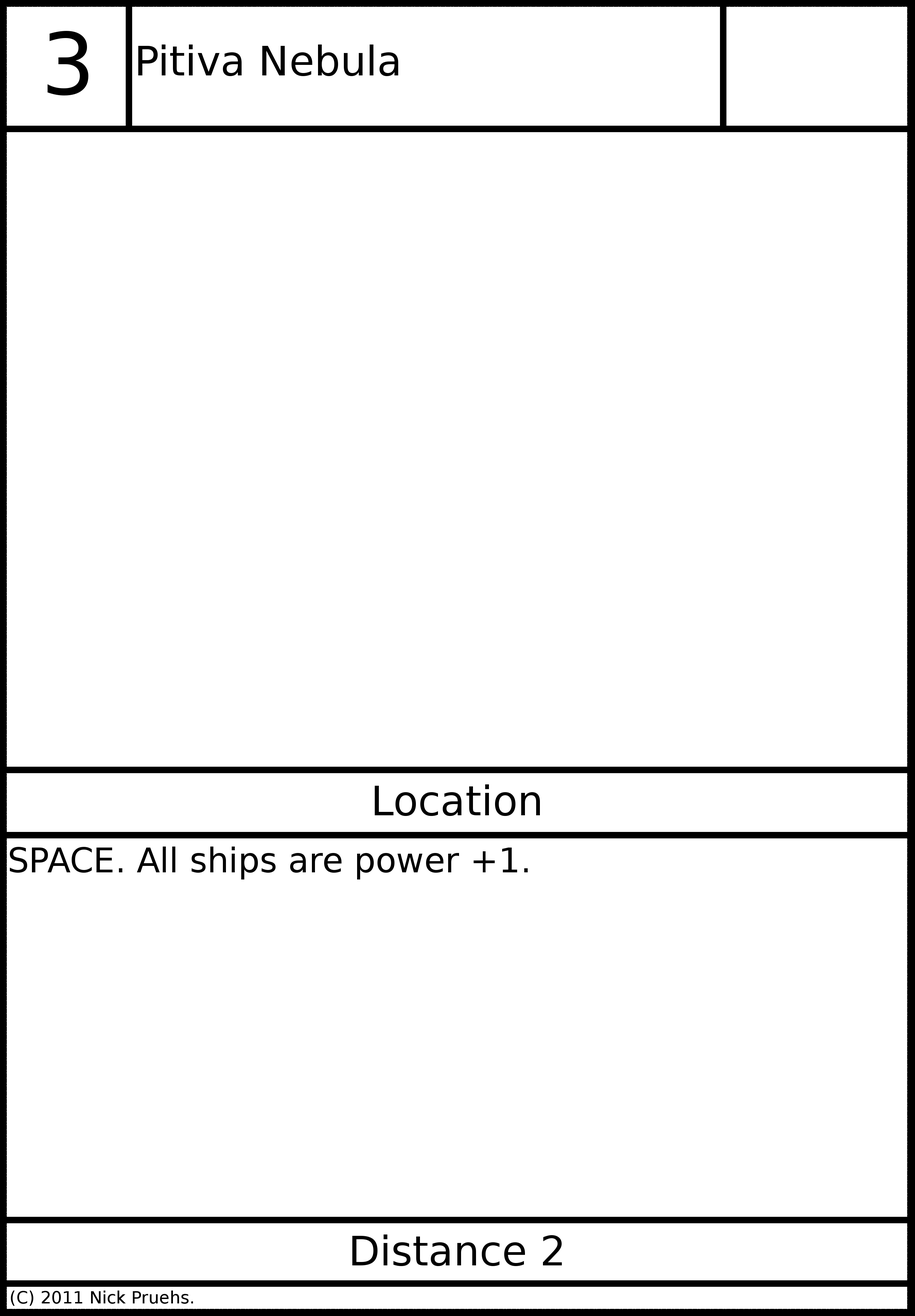
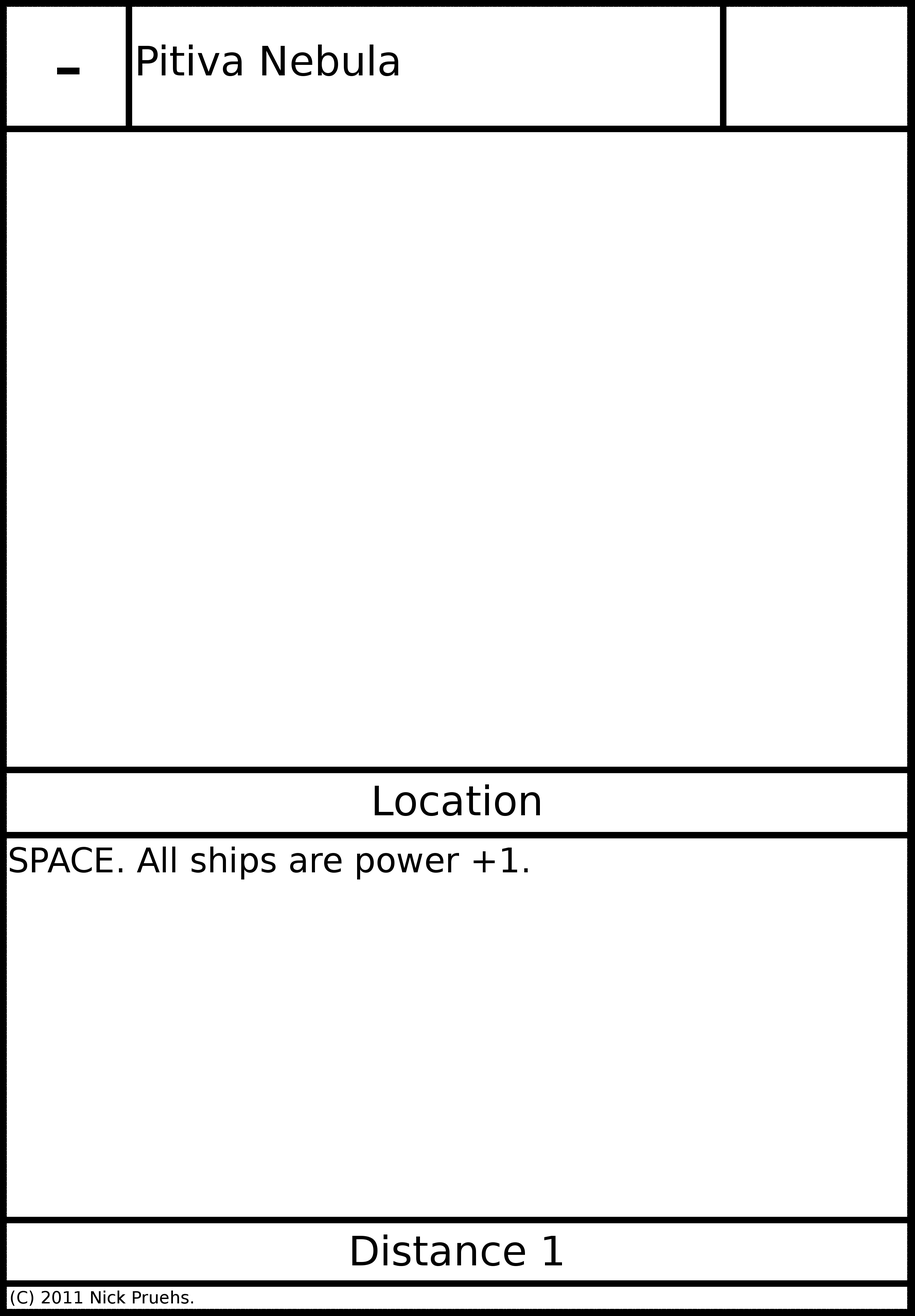
Revision of a layered 915 x 1316 image; what changed, layer by layer:
painted on "Threat" over [47,30,89,96]
painted on "Distance" over [542,1234,562,1266]
